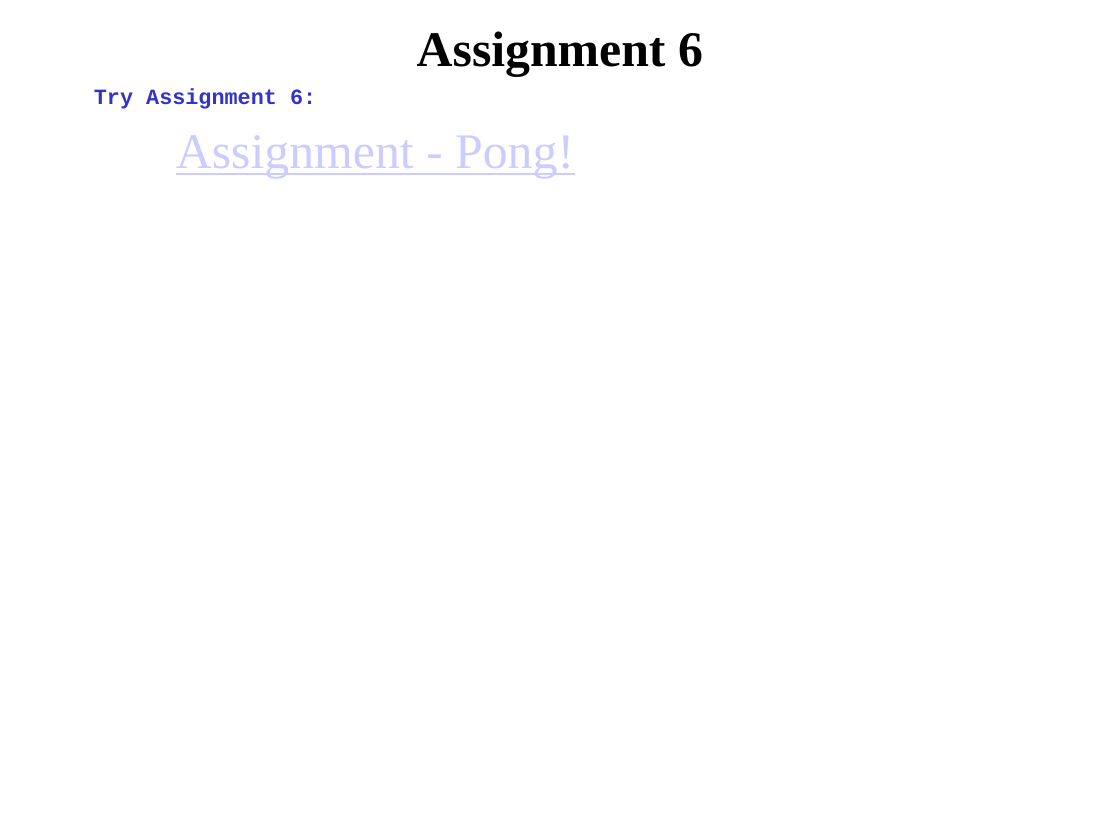
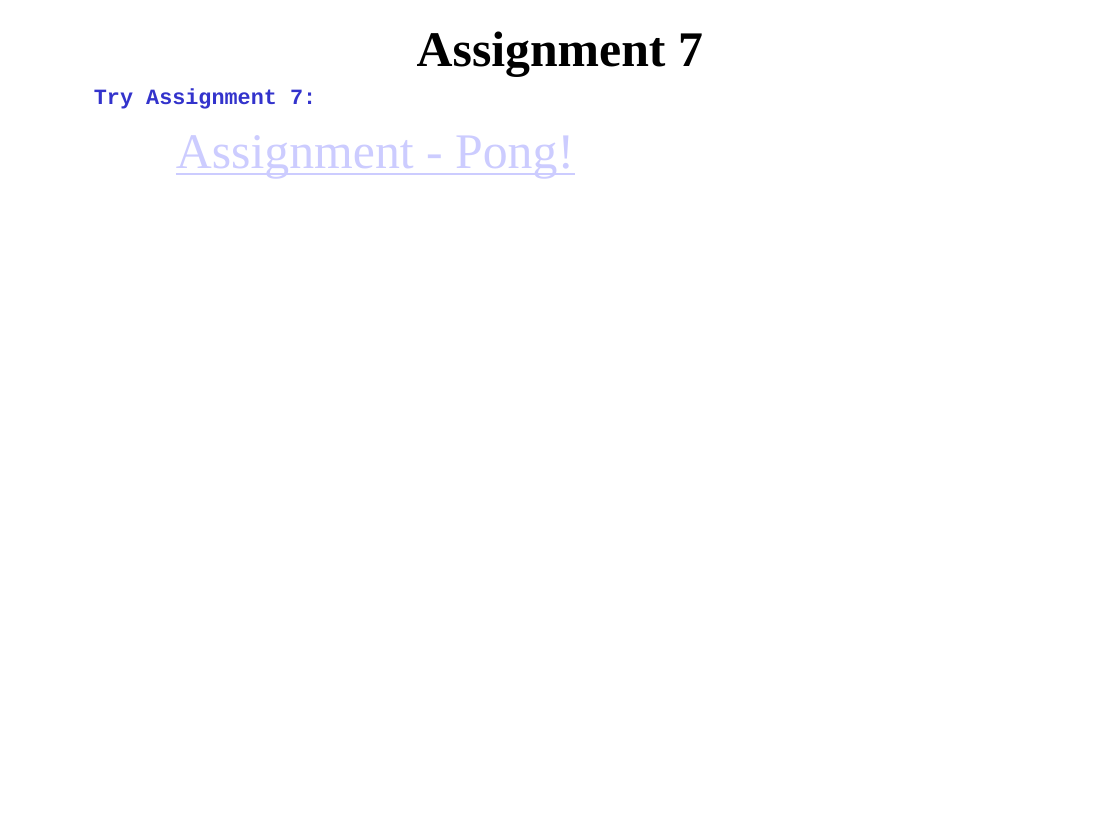
Before and after one commit to pw4rn3r/ECE382, a slide deck: slide 14 of notes/L20/Lsn20.pptx. Drawn at 1120x840 pixels with LibreOffice and Linux fonts; fonts in the diff are those of the drawing. Boxes give left, top, right and bottom in pixels: in the first picture for what was removed or moved away, otherwise in the second. Text is boxed around its words. In the diff, an @@ line names an element or a change of style, - is before the commit and + after.

```diff
--- a/notes/L20/Lsn20.pptx
+++ b/notes/L20/Lsn20.pptx
@@ title at <box>417,31,703,76</box>: text changed @@
-Assignment 6
+Assignment 7
@@ text at <box>94,88,316,109</box>: text changed @@
-  Try Assignment 6:
+  Try Assignment 7:
```
Also in this commit, not shown: 2 other slides changed.
